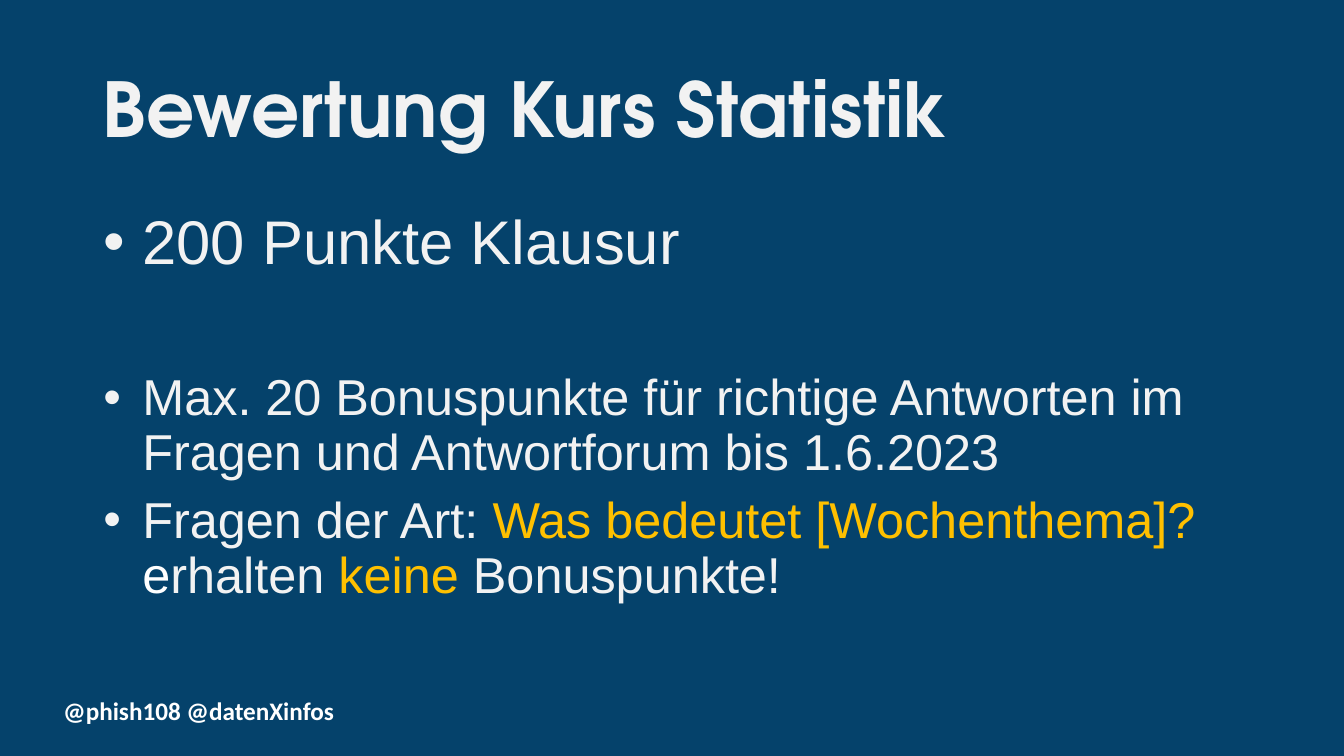
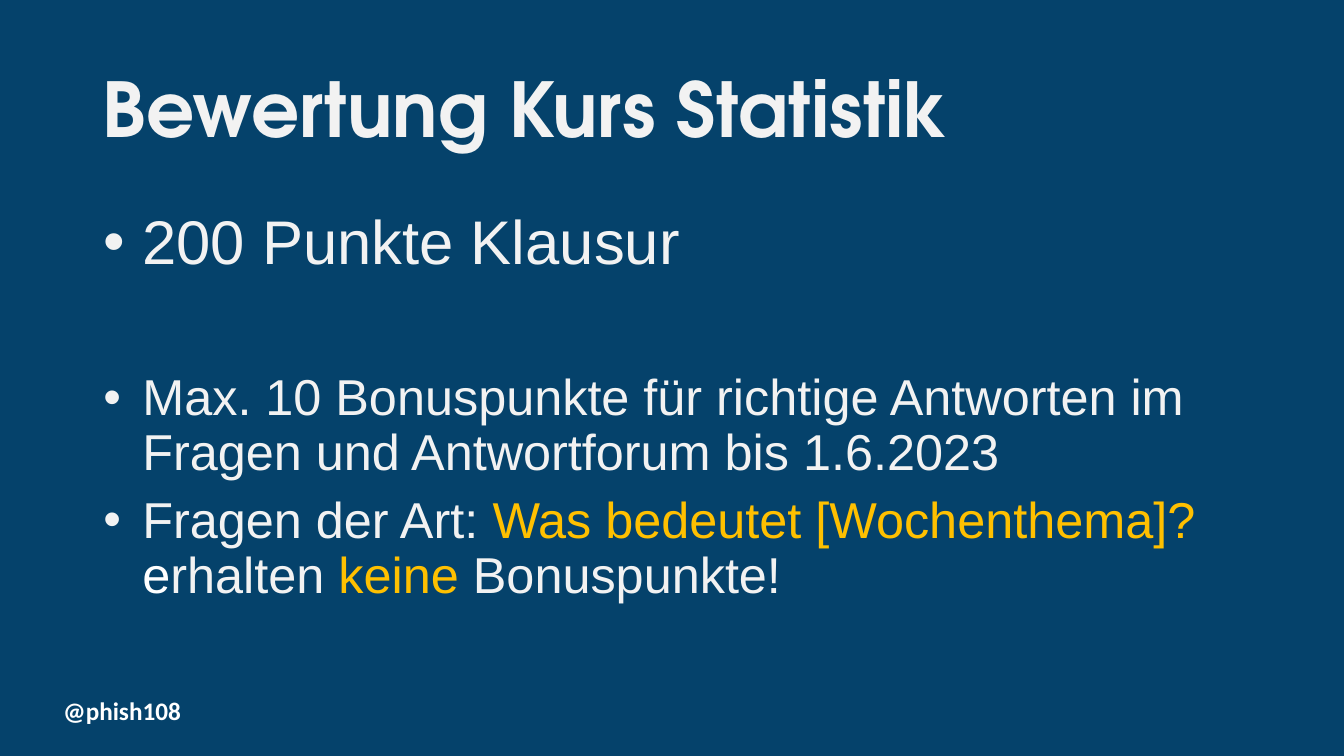
Before and after one commit to dxiai/statistik, a slide deck: slide 2 of __kurs_info/organisatorisches.pptx. Drawn at 1344x756 pixels with LibreOffice and Linux fonts; fonts in the diff are those of the drawing; background and template pictures are left out. Boxes give left, top, right and bottom in pixels: in the first picture for what was removed or moved away, otherwise in the second. Text is boxed around its words. In the diff, an @@ line names an element or a change of style, - is before the commit and + after.

```diff
--- a/__kurs_info/organisatorisches.pptx
+++ b/__kurs_info/organisatorisches.pptx
@@ text at (x1=142, y1=378, x2=1184, y2=480): text changed @@
-• Max. 20 Bonuspunkte für richtige Antworten im Fragen und Antwortforum bis 1.6.2023
+• Max. 10 Bonuspunkte für richtige Antworten im Fragen und Antwortforum bis 1.6.2023
@@ text at (x1=63, y1=702, x2=181, y2=724): text changed @@
-@phish108 @datenXinfos
+@phish108
```
Also in this commit, not shown: 1 other slide changed, 5 slides added, 4 slides removed, 10 other files.
